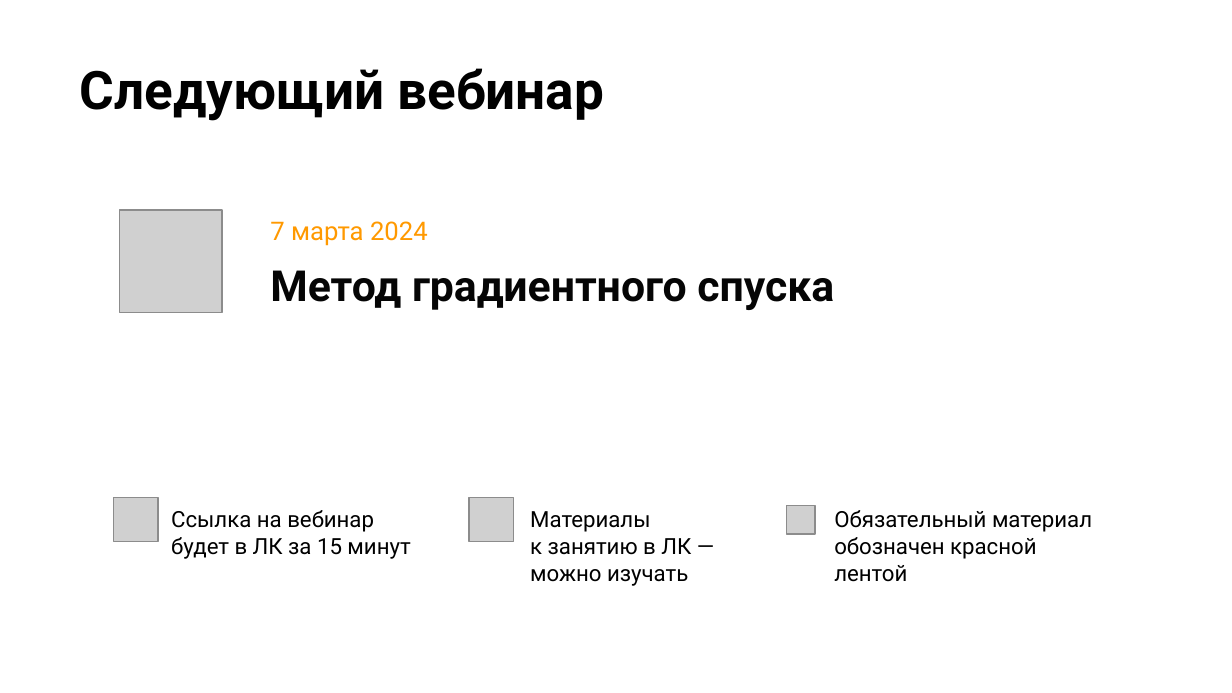
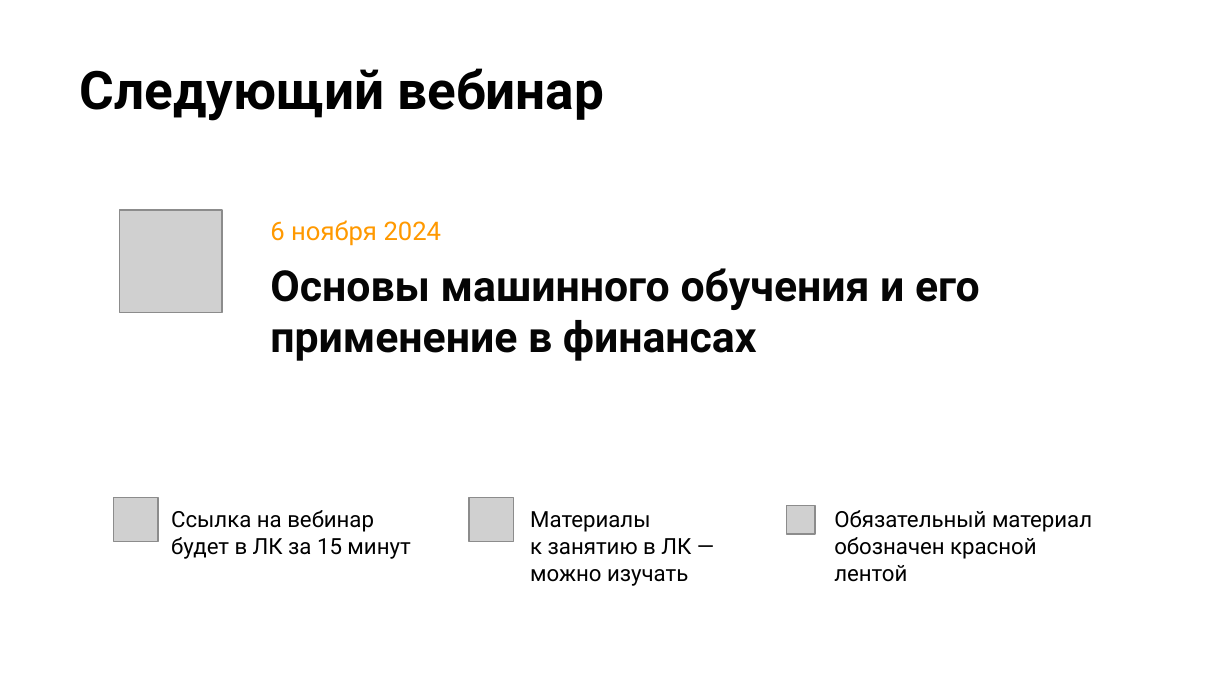
Before and after one commit to stureiko/Otus_lectures, a slide deck: slide 62 of FinML/01 - Intro/Presentation/01 - Intro.pptx. Drawn at 1232x693 pixels with LibreOffice and Linux fonts; fonts in the diff are those of the drawing; grey boxes stand for pictures; background and template pictures are left out. Boxes give left, top, right and bottom in pixels: in the first picture for what was removed or moved away, otherwise in the second. Text is boxed around its words. In the diff, an @@ line names an element or a change of style, - is before the commit and + after.

```diff
--- a/FinML/01 - Intro/Presentation/01 - Intro.pptx
+++ b/FinML/01 - Intro/Presentation/01 - Intro.pptx
@@ text at [270,220,442,246]: text changed @@
-7 марта 2024
+6 ноября 2024
@@ text at [270,268,980,361]: text changed @@
-Метод градиентного спуска
+Основы машинного обучения и его применение в финансах
```
Also in this commit, not shown: 10 other slides changed, 17 other files.
